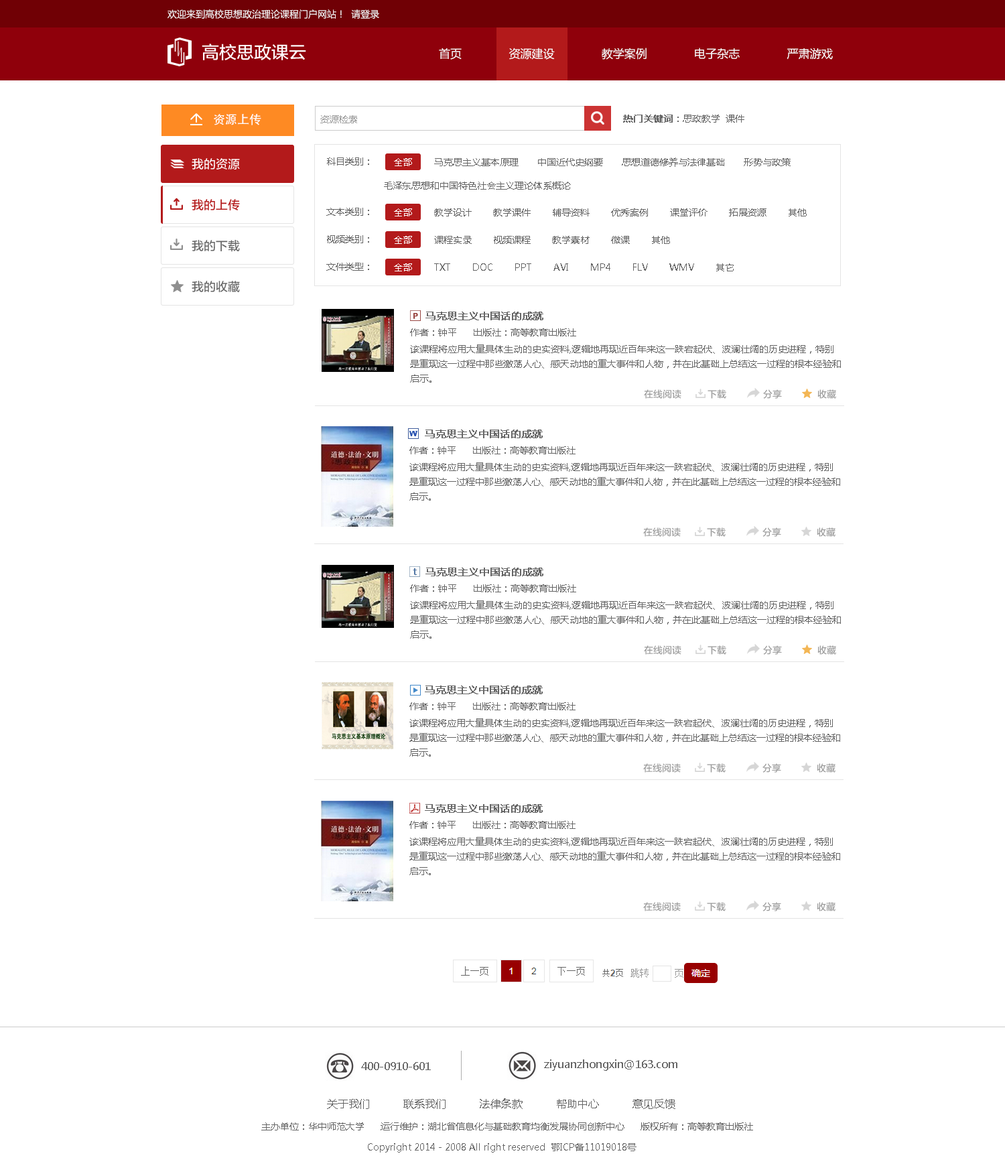
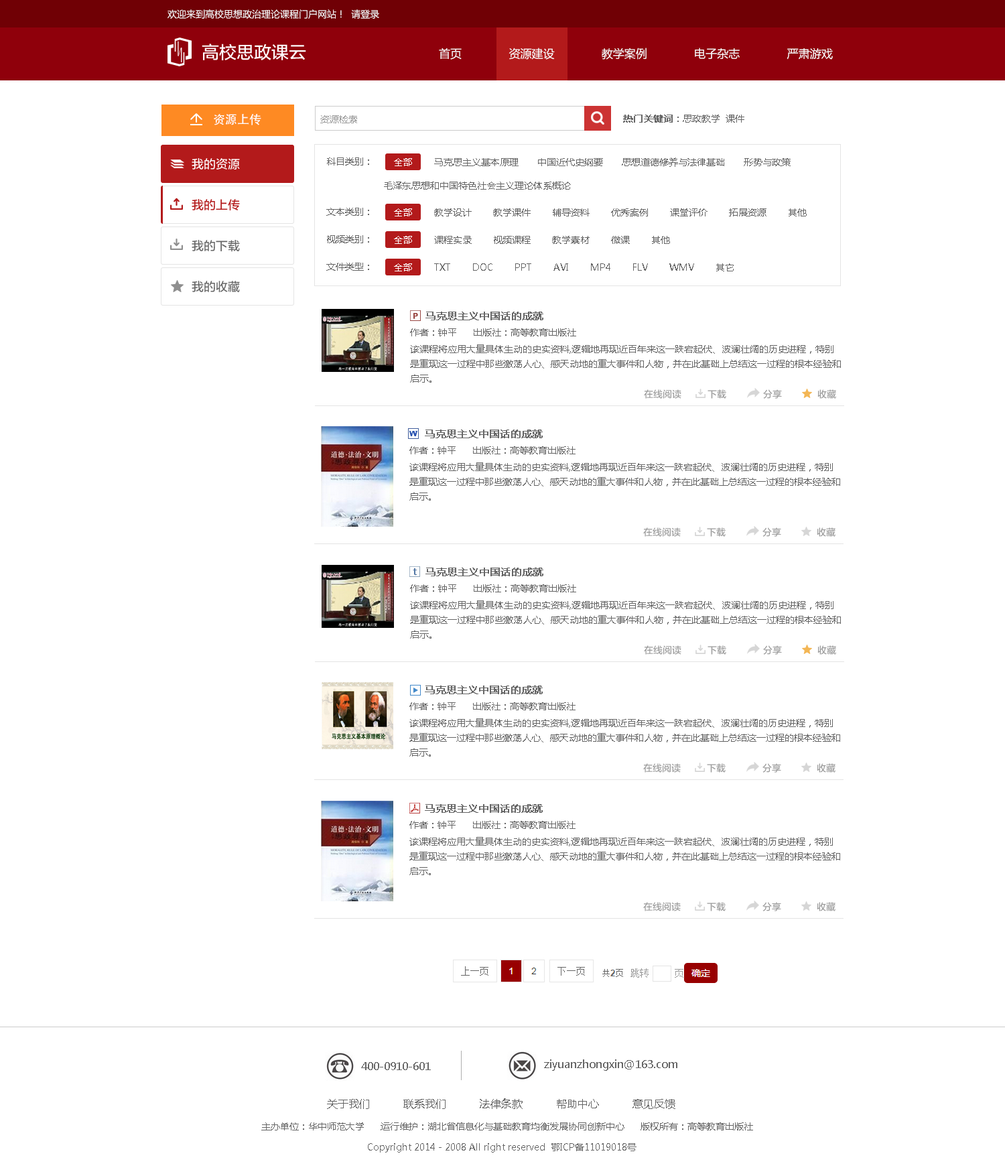
Revision of a layered 1005px x 1174px image; what changed, layer by layer:
painted on "马克思主义中国话的成就" (5th of 5, in "组 11") over left=512, top=311, right=520, bottom=321
